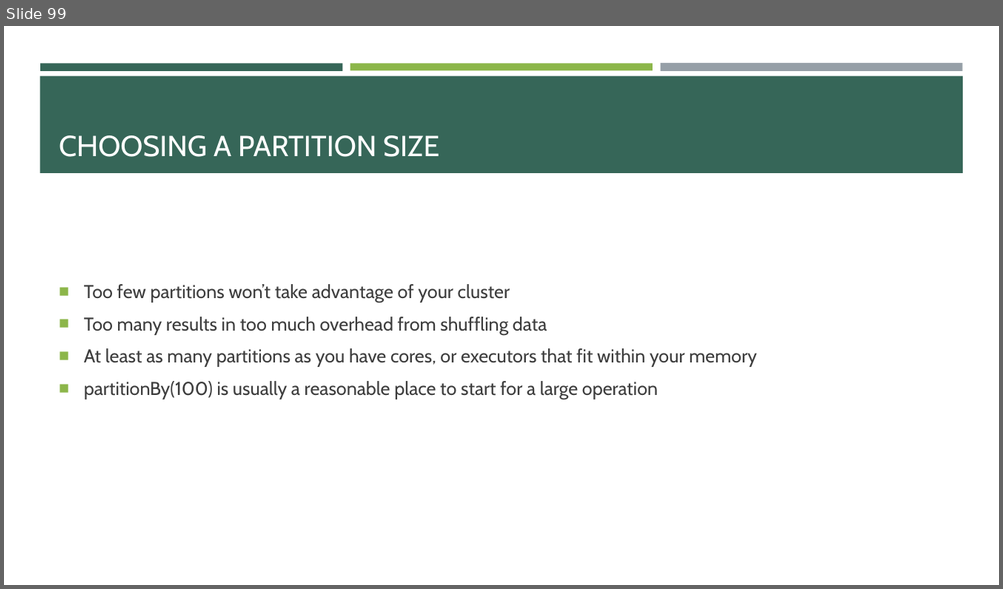
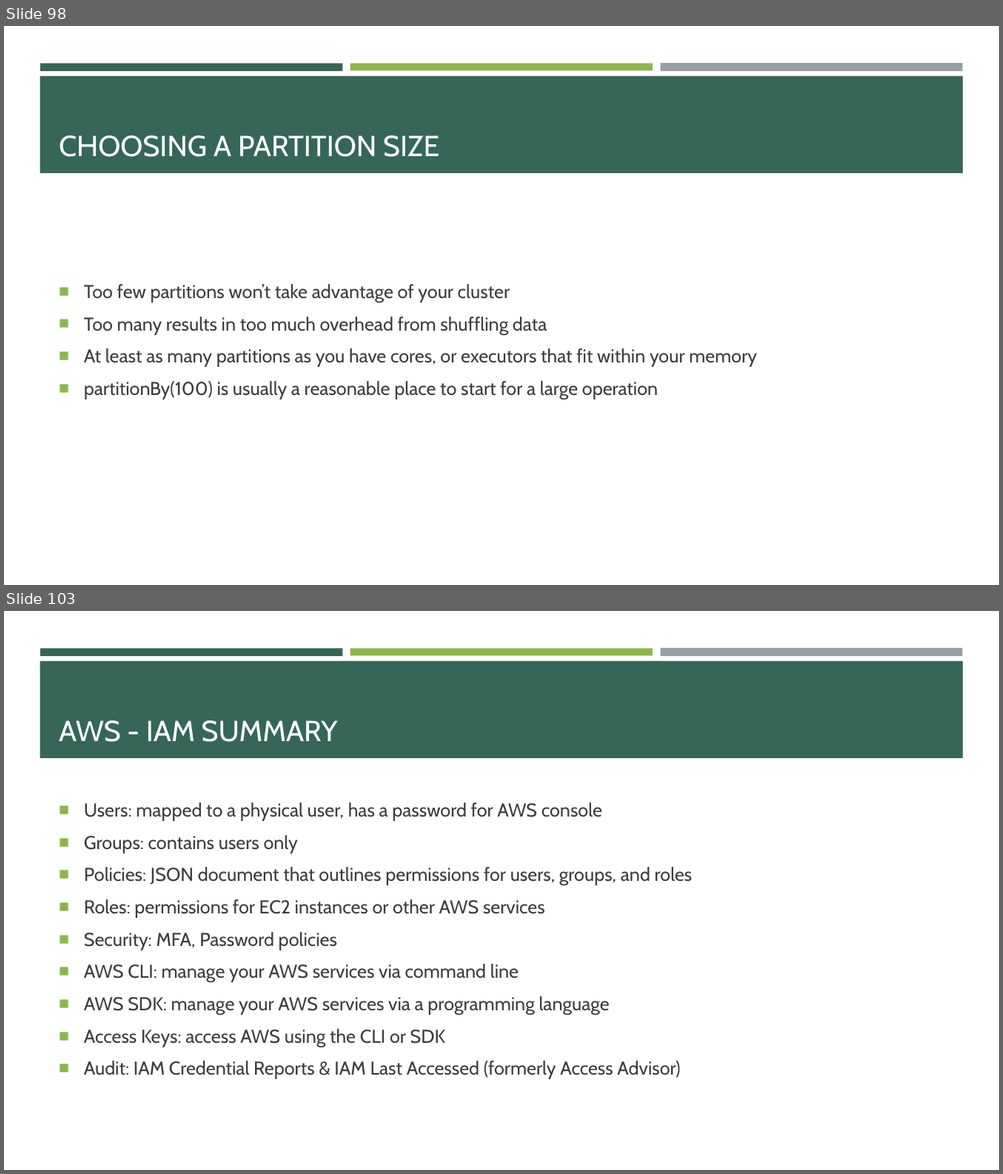
Before and after one commit to e-m-wilson/data_engineering, a slide deck: spark/Spark.pptx. Shown one above the other, each under a label of ours: slide 99 before the commit, slides 98 and 103 after it; the slides between them are not shown. The pictures are 1003x589 and 1003x1174 pixels, drawn with LibreOffice and Linux fonts; fonts in the diff are those of the drawing. Boxes give left, top, right and bottom in pixels: in the first picture for what was removed or moved away, otherwise in the second. Text is boxed around its words. In the diff, an @@ line names an element or a change of style, - is before the commit and + after.

```diff
--- a/spark/Spark.pptx
+++ b/spark/Spark.pptx
@@ slide 103 added at [4, 611, 999, 1170], background #FFFFFF; not listed: 4 template elements that a slide beside it also shows @@
@@ title added at [59, 721, 338, 742], 28 pt, text #FFFFFF @@
+AWS - IAM SUMMARY
@@ text added at [84, 803, 692, 1079], 18 pt, text #3D3D3D @@
+■ Users: mapped to a physical user, has a password for AWS console
+■ Groups: contains users only
+■ Policies: JSON document that outlines permissions for users, groups, and roles
+■ Roles: permissions for EC2 instances or other AWS services
+■ Security: MFA, Password policies
+■ AWS CLI: manage your AWS services via command line
+■ AWS SDK: manage your AWS services via a programming language
+■ Access Keys: access AWS using the CLI or SDK
+■ Audit: IAM Credential Reports & IAM Last Accessed (formerly Access Advisor)
@@ what was slide 99 is now slide 98 @@
```
Also in this commit, not shown: 4 slides changed, 33 other slides added, 6 other files.
